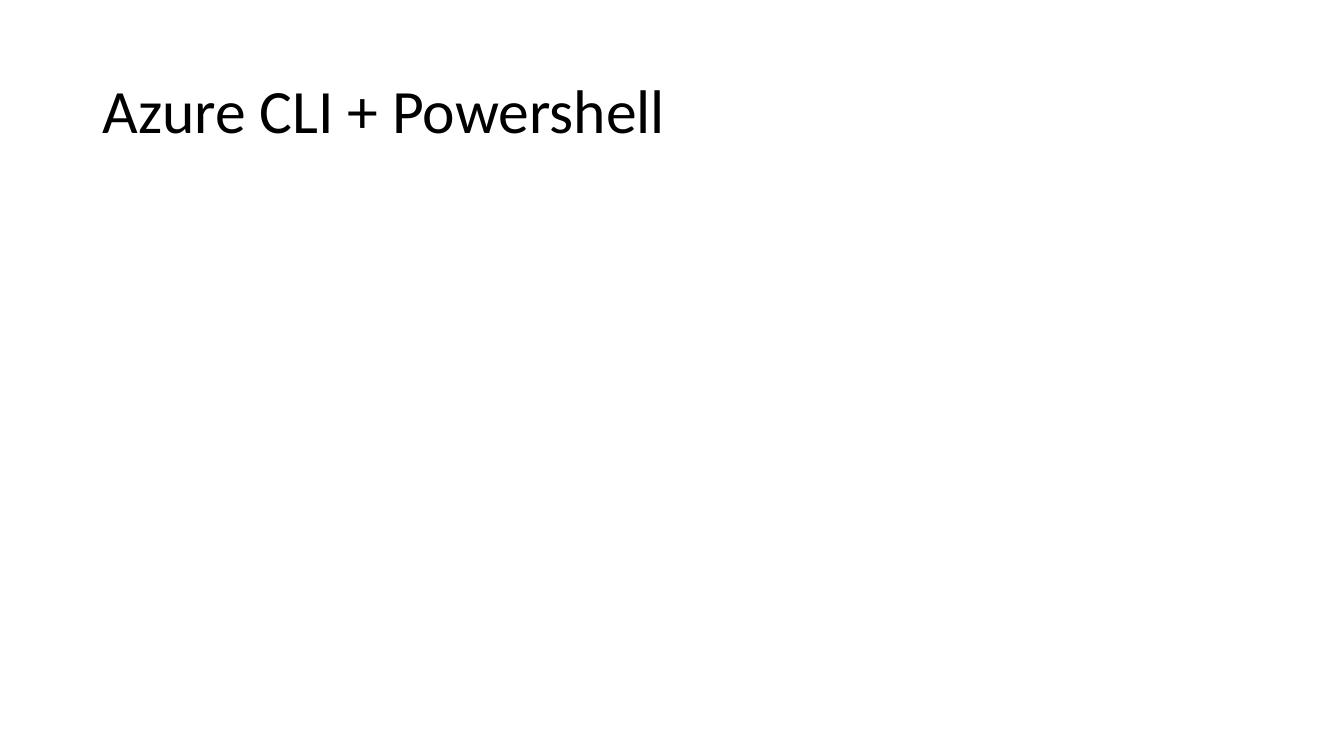
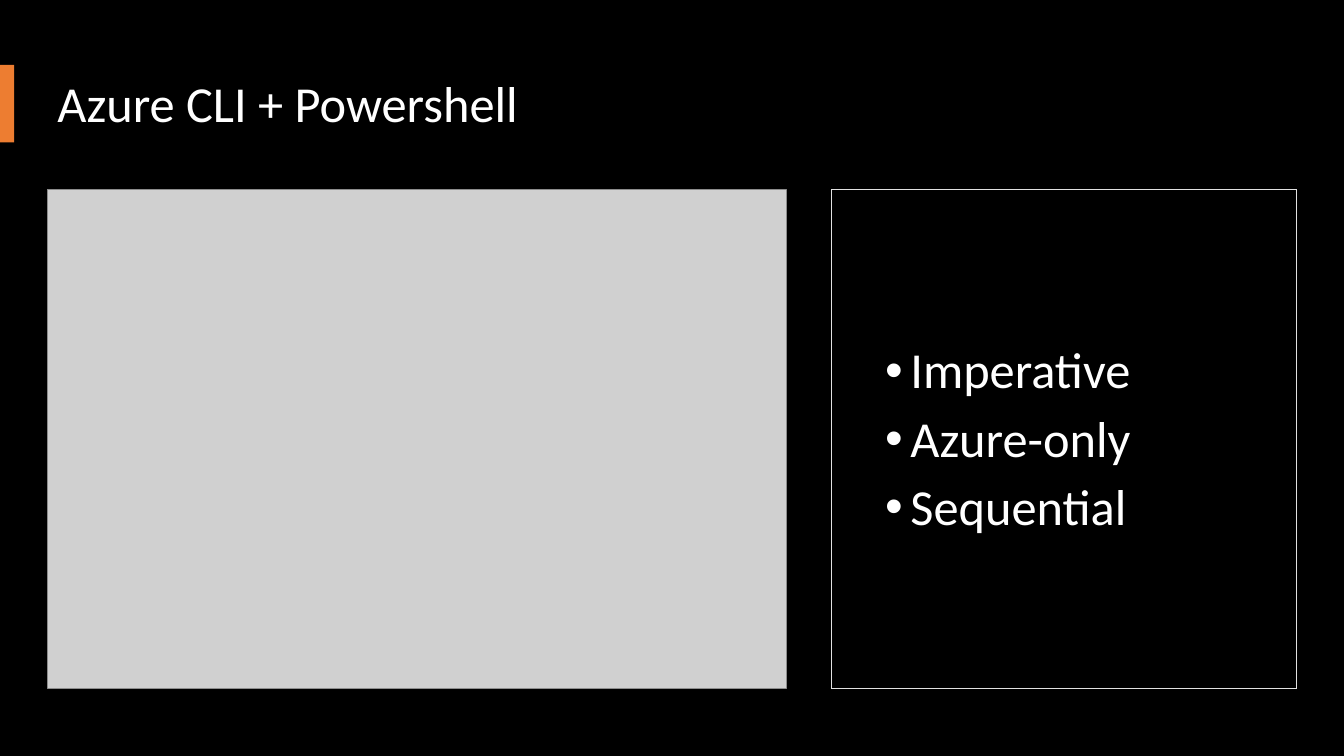
Before and after one commit to fortunkam/terraform-101, a slide deck: slide 4 of presentation/Terraform 101.pptx. Drawn at 1344x756 pixels with LibreOffice and Linux fonts; fonts in the diff are those of the drawing; grey boxes stand for pictures; background and template pictures are left out. Boxes give left, top, right and bottom in pixels: in the first picture for what was removed or moved away, otherwise in the second. Text is boxed around its words. In the diff, an @@ line names an element or a change of style, - is before the commit and + after.

```diff
--- a/presentation/Terraform 101.pptx
+++ b/presentation/Terraform 101.pptx
@@ background #FFFFFF to #000000 @@
@@ title "Azure CLI + Powershell" moved from (x1=102, y1=90, x2=665, y2=134) to (x1=57, y1=87, x2=518, y2=123) @@
@@ title "Azure CLI + Powershell" at (x1=57, y1=87, x2=518, y2=123): size 44 to 36 pt, text colour #000000 to #FFFFFF @@
@@ rectangle added at (x1=0, y1=65, x2=14, y2=142), fill #ED7D31 @@
@@ picture added at (x1=47, y1=190, x2=786, y2=688) @@
@@ rectangle added at (x1=832, y1=190, x2=1297, y2=688), fill #000000, outline #E1E1E1 0.75 pt @@
@@ text added at (x1=910, y1=353, x2=1130, y2=533), 36 pt, text #FFFFFF @@
+• Imperative
+• Azure-only
+• Sequential
```
Also in this commit, not shown: 5 other slides changed, 6 slides added, 18 slides removed, 8 other files.
